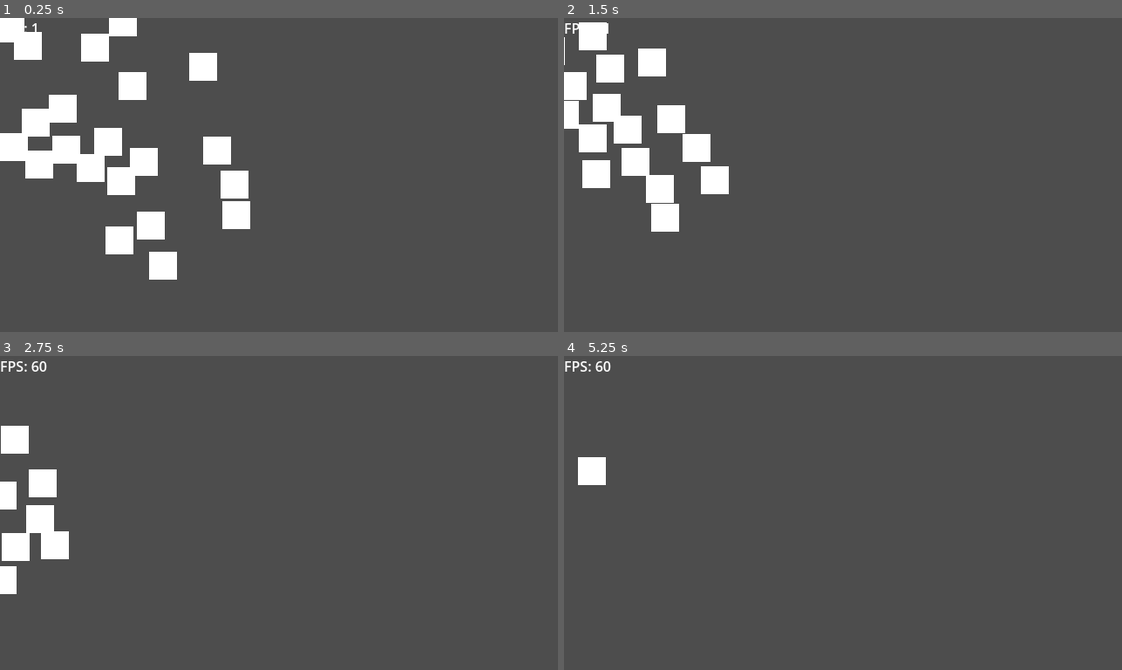
Above: before the commit, frames 1-4 (two rows, left to right).
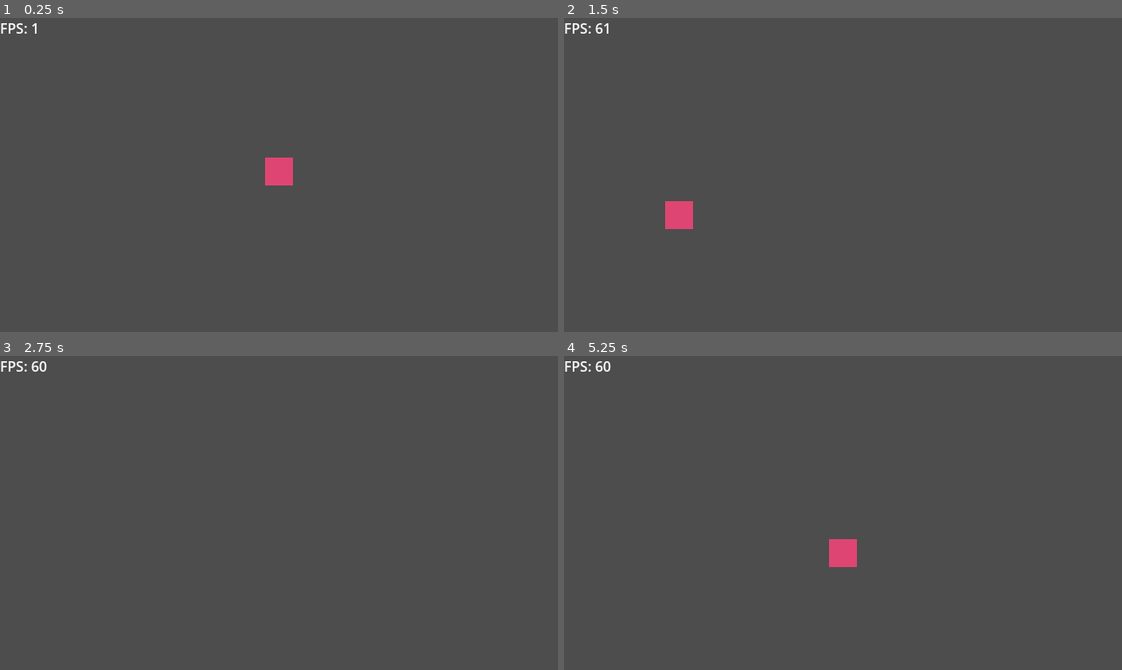
Above: after the commit, the same moments.

Repository: wesleyholiveira/osuml
Game: Godot game, scene res://main.tscn
Two runs of this game, one before a commit and one after it. Both use one fixed random seed, a clock stepped at 60 frames per second and the inputs below.
Inputs:
- Up to frame 1 (0.25 s): no input
- Up to frame 2 (1.5 s): hold A (move_right) 0.53-1.28 s; hold S (move_down) from 1.28 s (still down)
- Up to frame 3 (2.75 s): release S (move_down) at 2.03 s; hold A (move_right) from 2.03 s (still down)
- Up to frame 4 (5.25 s): release A (move_right) at 2.78 s; hold W (move_up) 2.78-3.53 s; hold D (move_left) 3.53-5.03 s; hold S (move_down) from 5.03 s (still down)

The runs differ from the first frame. In frame 1, 9.3% of the frame differs, in the area x 0-53%, y 0-84%; in frame 2, 6.6%; in frame 3, 2.7%; in frame 4, 0.9%.

Commit message:
feat(composition): aplica composição para entidades

Diff:
--- /dev/null
+++ b/character/abstract/entity/abstract_entity.gd
@@ -0,0 +1,42 @@
+extends Node2D
+
+class_name AbstractEntity
+
+var _attribute_component: AttributeComponent : set = _set_attribute_component, get = _get_attribute_component
+var _playable: bool : set = _set_playable, get = get_playable
+
+## The speed of the AbstractEntity.
+@export_range(0, 500) var _speed: float = 250.0: set = _set_speed, get = _get_speed
+
+func _init(playable: bool):
+	self._playable = playable
+
+	self._attribute_component = AttributeComponent.new(self, _get_speed(), playable)
+	pass
+
+func _get_attribute_component() -> AttributeComponent:
+	return _attribute_component
+
+func _set_attribute_component(value: AttributeComponent) -> void:
+	_attribute_component = value
+	pass
+
+func get_playable() -> bool:
+	return _playable
+
+func _set_playable(value: bool) -> void:
+	_playable = value
+	pass
+
+func _get_speed() -> float:
+	return _speed
+
+func _set_speed(value: float) -> void:
+	_speed = value
+	pass
+
+func _ready():
+	_get_attribute_component().name = "PlayableAttributeComponent" if get_playable() else "HostileAttributeComponent"
+
+	add_child(_get_attribute_component())
+	pass
--- /dev/null
+++ b/character/abstract/entity/abstract_entity.tscn
@@ -0,0 +1,6 @@
+[gd_scene load_steps=2 format=3 uid="uid://74dkrn0hr418"]
+
+[ext_resource type="Script" path="res://character/abstract/entity/abstract_entity.gd" id="1_ttnph"]
+
+[node name="AbstractEntity" type="Node2D"]
+script = ExtResource("1_ttnph")
--- /dev/null
+++ b/character/abstract/hostile/abstract_hostile.tscn
@@ -0,0 +1,3 @@
+[gd_scene format=3 uid="uid://dp5fsju7nlau5"]
+
+[node name="AbstractEnemy" type="Node2D"]
--- /dev/null
+++ b/character/abstract/playable/abstract_playable.gd
@@ -0,0 +1,11 @@
+extends AbstractEntity
+
+class_name AbstractPlayable
+
+func _init():
+	super(true)
+
+	var movement_component: InputComponent = self._attribute_component.get_movement_component()
+	self._attribute_component.set_movement_component(movement_component as InputComponent)
+
+	pass
--- /dev/null
+++ b/character/abstract/playable/abstract_playable.tscn
@@ -0,0 +1,6 @@
+[gd_scene load_steps=2 format=3 uid="uid://cv60v64tkw1rl"]
+
+[ext_resource type="Script" path="res://character/abstract/playable/abstract_playable.gd" id="1_y4bob"]
+
+[node name="AbstractPlayable" type="Node2D"]
+script = ExtResource("1_y4bob")
--- /dev/null
+++ b/character/playable/cebolao_lunar/cebolao_lunar.gd
@@ -0,0 +1,16 @@
+extends AbstractPlayable
+
+
+var player: Node2D
+
+# Called when the node enters the scene tree for the first time.
+func _ready():
+	super()
+
+	player = _get_attribute_component().get_movement_component().get_entity()
+	pass
+
+# Called every frame. 'delta' is the elapsed time since the previous frame.
+func _process(delta):
+	position += _get_attribute_component().get_movement_component().move(player.position, _get_speed() * delta)
+	pass
--- /dev/null
+++ b/character/playable/cebolao_lunar/cebolao_lunar.tscn
@@ -0,0 +1,13 @@
+[gd_scene load_steps=3 format=3 uid="uid://bsavq5v0ywfu4"]
+
+[ext_resource type="Script" path="res://character/playable/cebolao_lunar/cebolao_lunar.gd" id="1_sqi6s"]
+
+[sub_resource type="CanvasTexture" id="CanvasTexture_84p1n"]
+
+[node name="CebolaoLunar" type="Node2D"]
+script = ExtResource("1_sqi6s")
+
+[node name="Sprite2D" type="Sprite2D" parent="."]
+modulate = Color(0.871717, 0.271364, 0.447659, 1)
+scale = Vector2(32, 32)
+texture = SubResource("CanvasTexture_84p1n")
--- a/components/AttributeComponent.gd
+++ b/components/AttributeComponent.gd
@@ -1,21 +1,32 @@
 extends Node2D
 
+## AttributeComponent class.
 class_name AttributeComponent
 
-@export var ch_name: String = ""
-@export var dmg: int = 1
-@export var def: int = 1
-@export var endurance = 0
-@export var hp: int = 20
-@export var sp: int = 5
-@export_range(1, 15) var speed: float:
-	get:
-		return 100 if !speed else speed
-	set(speedo):
-		speed = speedo * 100
+## The MovementComponent associated with this AttributeComponent.
+var _movement_component: Variant : set = set_movement_component, get = get_movement_component
+
+## AttributeComponent constructor.
+func _init(entity:Node2D, speed:float, playable: bool):
+
+	if playable:
+		self._movement_component = InputComponent.new(entity, speed)
+	else:
+		self._movement_component = MovementComponent.new(entity, speed)
+
+	pass
+
+## Returns the MovementComponent associated with this AttributeComponent.
+func get_movement_component() -> Variant:
+	return _movement_component
+
+## Sets the MovementComponent associated with this AttributeComponent.
+func set_movement_component(movement_component: Variant) -> void:
+	_movement_component = movement_component
+	pass
 
 func _ready():
+	get_movement_component().name = "MovementComponent"
+
+	add_child(get_movement_component())
 	pass
-
-func _process(delta):
-	pass
--- a/components/InputComponent.gd
+++ b/components/InputComponent.gd
@@ -9,6 +9,10 @@
 	"MOVE_DOWN": "move_down",
 }
 
+func _init(entity: Node2D, speed: float) -> void:
+	super(entity, speed)
+	pass
+
 func move(target_pos: Vector2, speed: float) -> Vector2:
 	var pos = Input.get_vector(
 			ACTION.MOVE_RIGHT,
--- a/components/MovementComponent.gd
+++ b/components/MovementComponent.gd
@@ -2,7 +2,46 @@
 
 class_name MovementComponent
 
-@export var speed : float = 250.0
+var _speed : float : set = set_speed, get = get_speed
+var _entity : Node2D: set = _set_entity, get = get_entity
+
+func _asserts(entity: Node2D, speed: float) -> void:
+	_entity_assert(entity)
+	_speed_assert(speed)
+	pass
+
+func _entity_assert(entity: Node2D) -> void:
+	assert(entity != null, "entity must not be null")
+	#assert(entity is AbstractEntity, "entity must be an instance of AbstractEntity")
+	pass
+
+func _speed_assert(speed: float) -> void:
+	assert(speed > 0, "Speed must be greater than 0")
+	pass
+
+func _init(entity: Node2D, speed: float) -> void:
+
+	_asserts(entity, speed)
+	self._entity = entity
+	self._speed = speed
+	pass
+
+func _set_entity(entity: Node2D) -> void:
+	_entity = entity
+	pass
+
+func get_entity() -> Node2D:
+	return _entity
+
+func set_speed(speed: float) -> void:
+	_speed = speed
+	pass
+
+func get_speed() -> float:
+	return _speed
+
+func _ready():
+	pass
 
 func move(target_pos: Vector2, speed: float) -> Vector2:
 	return get_parent().position.move_toward(target_pos, speed)
--- a/main.gd
+++ b/main.gd
@@ -1,16 +1,30 @@
 extends Node2D
 
 const enemy = preload("res://scenes/Enemy.tscn")
+
+var counter: float = 0.0
+var enemy_limit: int = 1000
 # Called when the node enters the scene tree for the first time.
 func _ready():
-	for i in range(1, 20):
-		var e = enemy.instantiate()
-		e.position = Vector2(randi() % 300, randi() % 300)
-		e.Target = $Player
-		#e.set_script(null)
-		add_child(e)
+	pass
 
 
 # Called every frame. 'delta' is the elapsed time since the previous frame.
 func _process(delta):
+	"""
+	counter += delta
+	if counter > 0.1 and enemy_limit > 0:
+		var e = enemy.instantiate()
+		e.Target = $Player
+
+		print(e.Target)
+
+		e.position = Vector2(randi() % 300, randi() % 300)
+		e.Target = $Player
+
+		add_child(e)
+
+		enemy_limit -= 1
+		counter = 0
+	"""
 	pass
--- a/main.tscn
+++ b/main.tscn
@@ -1,17 +1,16 @@
 [gd_scene load_steps=5 format=3 uid="uid://bcxiueuqjtqh0"]
 
 [ext_resource type="Script" path="res://main.gd" id="1_g7utr"]
-[ext_resource type="PackedScene" uid="uid://c8mcavl44me3k" path="res://scenes/Player.tscn" id="1_xeb43"]
+[ext_resource type="PackedScene" uid="uid://bsavq5v0ywfu4" path="res://character/playable/cebolao_lunar/cebolao_lunar.tscn" id="2_nnks1"]
 [ext_resource type="PackedScene" uid="uid://05oj1g2nas7s" path="res://scenes/FPSMeter.tscn" id="2_tt05s"]
-[ext_resource type="PackedScene" uid="uid://igd17bg03lye" path="res://scenes/Enemy.tscn" id="2_whd1o"]
+[ext_resource type="PackedScene" uid="uid://cv60v64tkw1rl" path="res://character/abstract/playable/abstract_playable.tscn" id="4_by4a3"]
 
 [node name="Main" type="Node2D"]
 script = ExtResource("1_g7utr")
 
-[node name="Enemy" parent="." node_paths=PackedStringArray("Target") instance=ExtResource("2_whd1o")]
-Target = NodePath("../Player")
-
-[node name="Player" parent="." instance=ExtResource("1_xeb43")]
-position = Vector2(32, 32)
+[node name="CebolaoLunar" parent="." instance=ExtResource("2_nnks1")]
+position = Vector2(320, 176)
 
 [node name="FpsMeter" parent="." instance=ExtResource("2_tt05s")]
+
+[node name="AbstractPlayable" parent="." instance=ExtResource("4_by4a3")]
Not shown: 1 places in components/MovementComponent.tscn that only renumber resources
